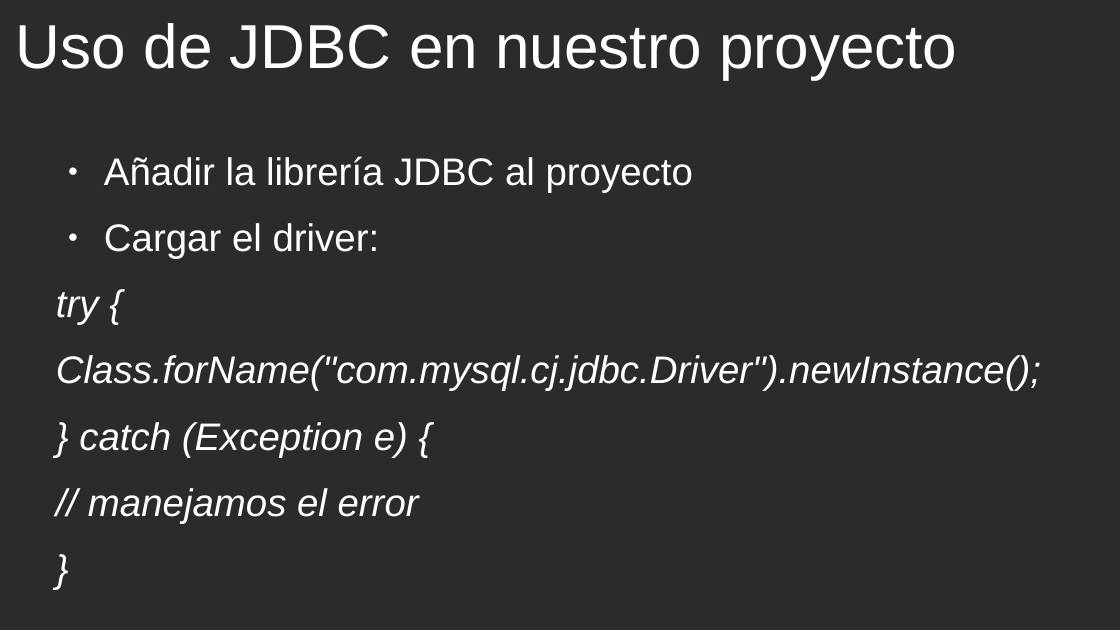
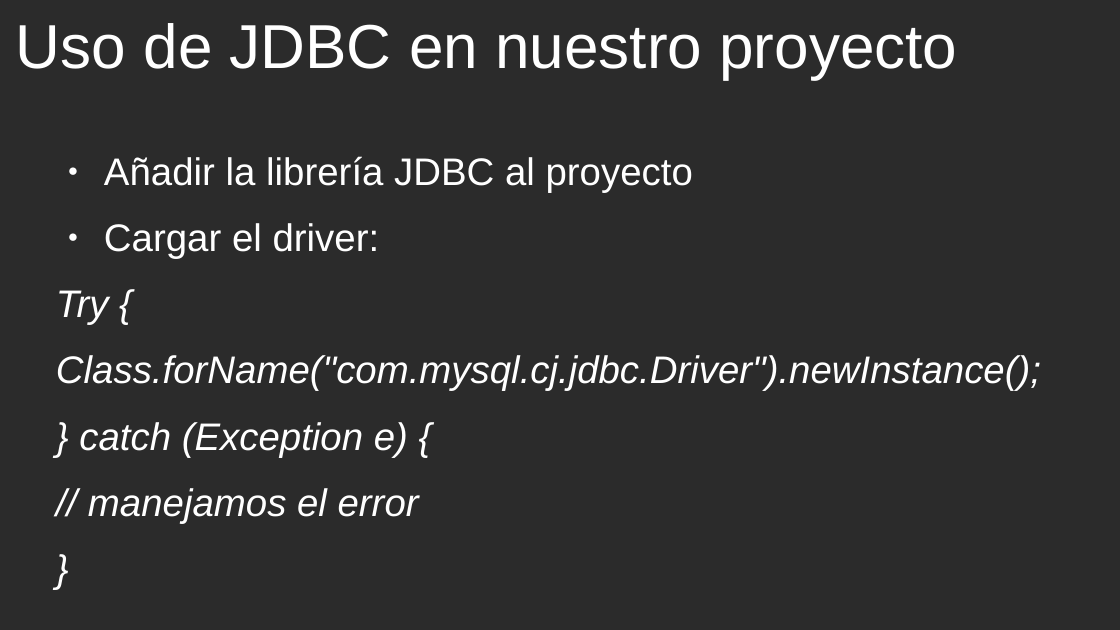
Before and after one commit to cmorenoruiz/ApuntesProgramacion, a slide deck: slide 19 of Unidad 13 Acceso a Bases de Datos/Acceso a BD Presentación para clase.odp (slide 18 before the commit). Drawn at 1120x630 pixels with LibreOffice and Linux fonts; fonts in the diff are those of the drawing; background and template pictures are left out; a plain dark background stands for a picture behind light text. Boxes give left, top, right and bottom in pixels: in the first picture for what was removed or moved away, otherwise in the second. Text is boxed around its words. In the diff, an @@ line names an element or a change of style, - is before the commit and + after.

```diff
--- a/Unidad 13 Acceso a Bases de Datos/Acceso a BD Presentación para clase.odp
+++ b/Unidad 13 Acceso a Bases de Datos/Acceso a BD Presentación para clase.odp
@@ text at bbox=[56, 290, 109, 325]: text changed @@
-try {
+Try {
```
Also in this commit, not shown: 5 other slides changed, 4 slides added, 3 slides removed, 2 other files.
